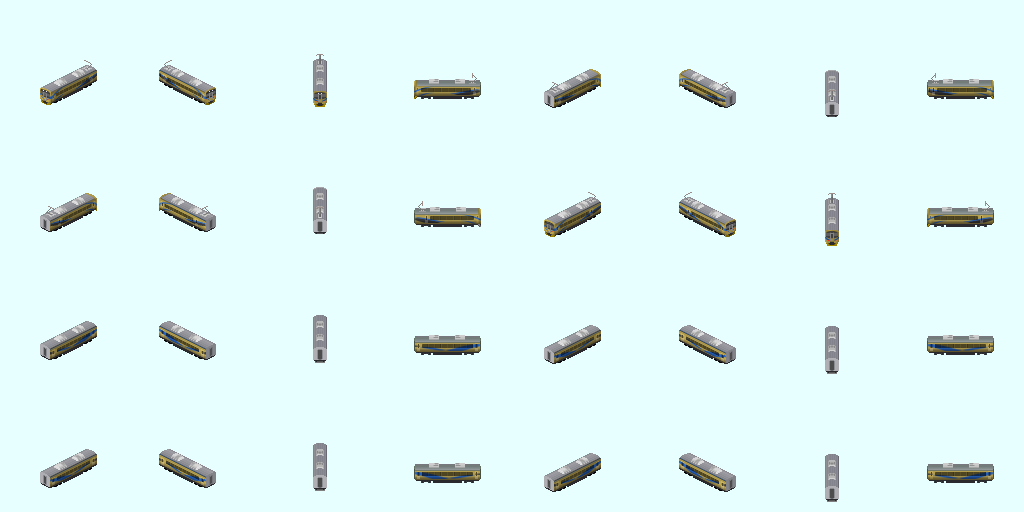
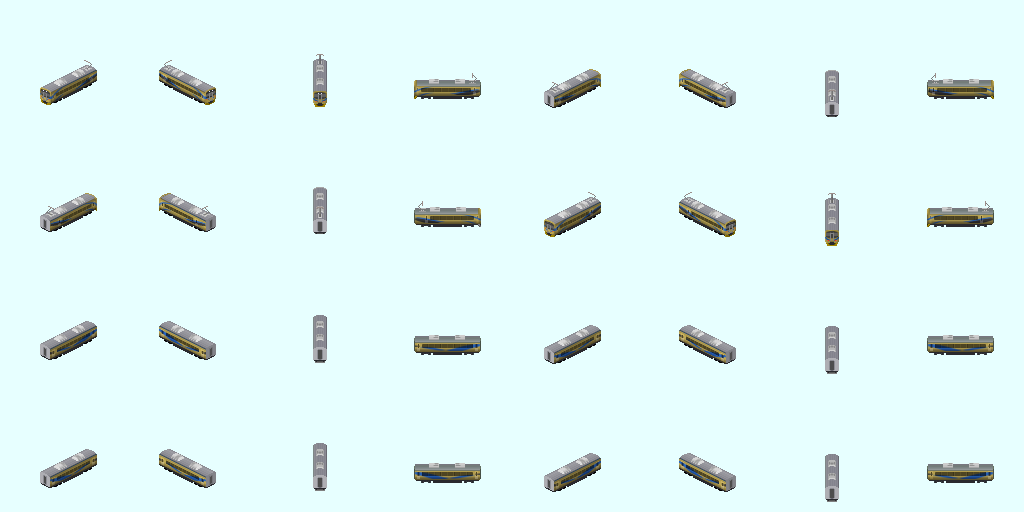
Layered file, before and after one edit (1024x512). Changes by layer:
added layer "屋根補正" above "曲面の影(斜め)" over [88, 70, 685, 198]
